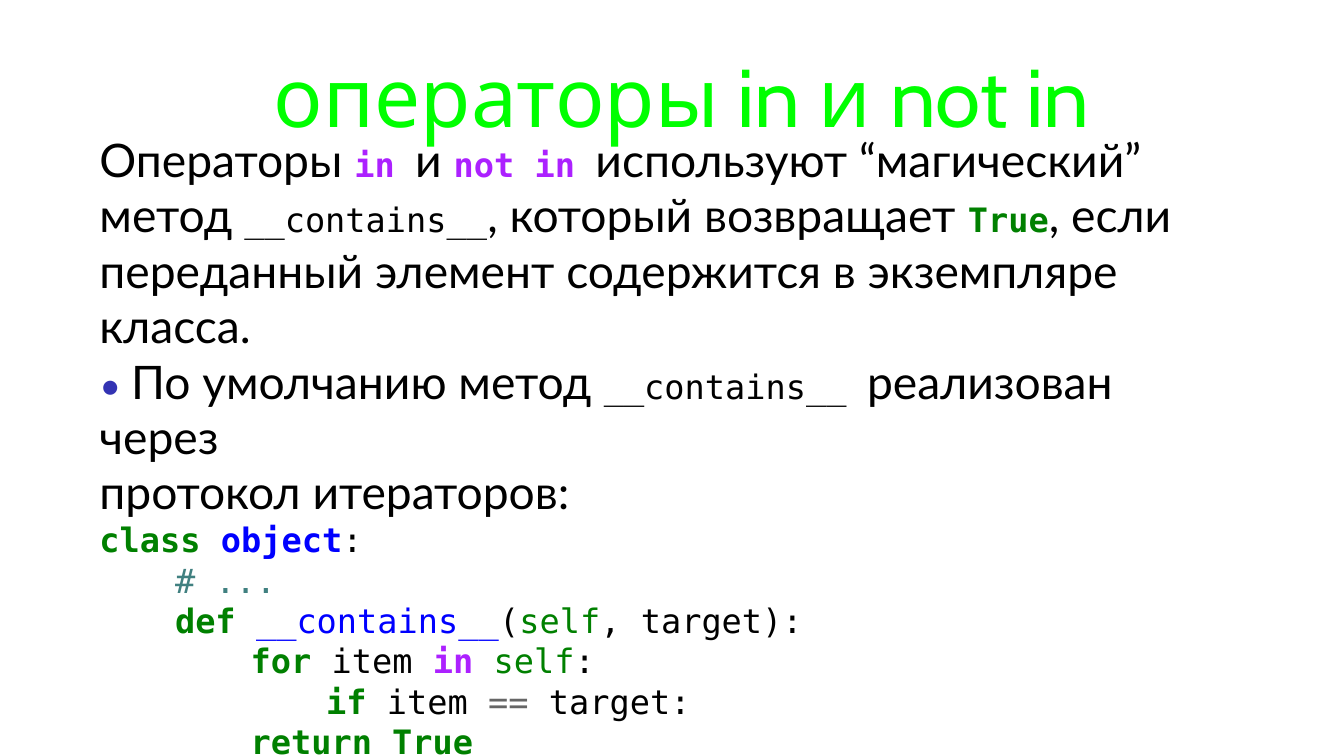
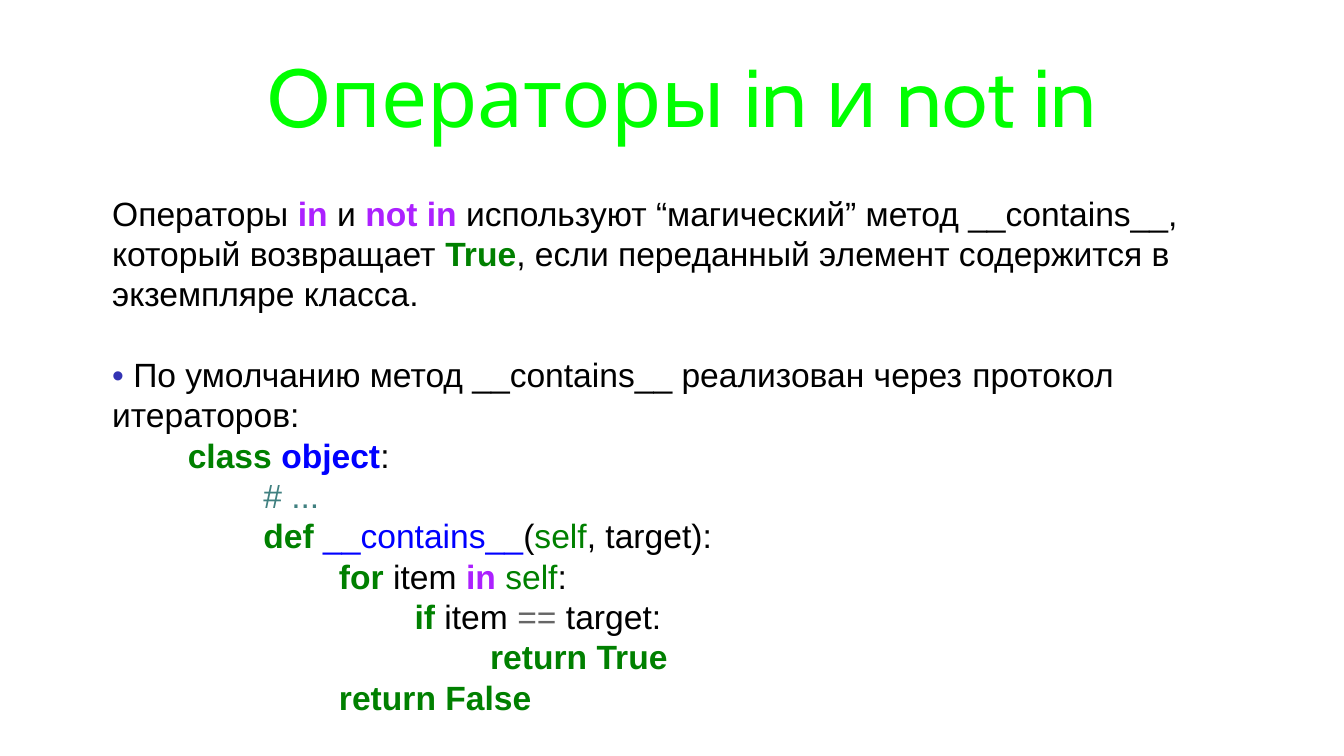
Before and after one commit to maxchv/LearnPython, a slide deck: slide 8 of week09/iteratorsgenerators.pptx (slide 7 before the commit). Drawn at 1344x756 pixels with LibreOffice and Linux fonts; fonts in the diff are those of the drawing. Boxes give left, top, right and bottom in pixels: in the first picture for what was removed or moved away, otherwise in the second. Text is boxed around its words. In the diff, an @@ line names an element or a change of style, - is before the commit and + after.

```diff
--- a/week09/iteratorsgenerators.pptx
+++ b/week09/iteratorsgenerators.pptx
@@ title at <box>744,69,1096,128</box>: text changed @@
-операторы in и not in
+Oператоры in и not in
@@ text "Операторы in и not in ...": place and size @@
-text "Операторы in и not in ..." at <box>99,137,1171,755</box>
+text "Операторы in и not in ..." at <box>112,201,1177,711</box>
@@ text at <box>112,201,1177,711</box>: size 44 to 32 pt, font Lato to Arial in "Операторы и используют “магический” метод __contains__, кото ..."; font DejaVu Sans Mono to Arial in "in not in __contains__, True,", "class object:", "# ...", "def __contains__(self, target):" and 4 more places; list level 1 to 2 in "class object:"; list level 3 to 4 in "# ..."; list level 3 to 4 in "def __contains__(self, target):"; list level 3 to 5 in "for item in self:"; list level 3 to 5 in "if item == target:"; list level 3 to 5 in "return True"; list level 3 to 5 in "return False" @@
@@ text at <box>112,362,1113,434</box>: text changed; size 44 to 32 pt; font Lato to Arial @@
-• По умолчанию метод __contains__ реализован через
-протокол итераторов:
+• По умолчанию метод __contains__ реализован через протокол итераторов:
```
Also in this commit, not shown: 13 other slides changed, 4 slides added, 1 slide removed, 2 other files.
